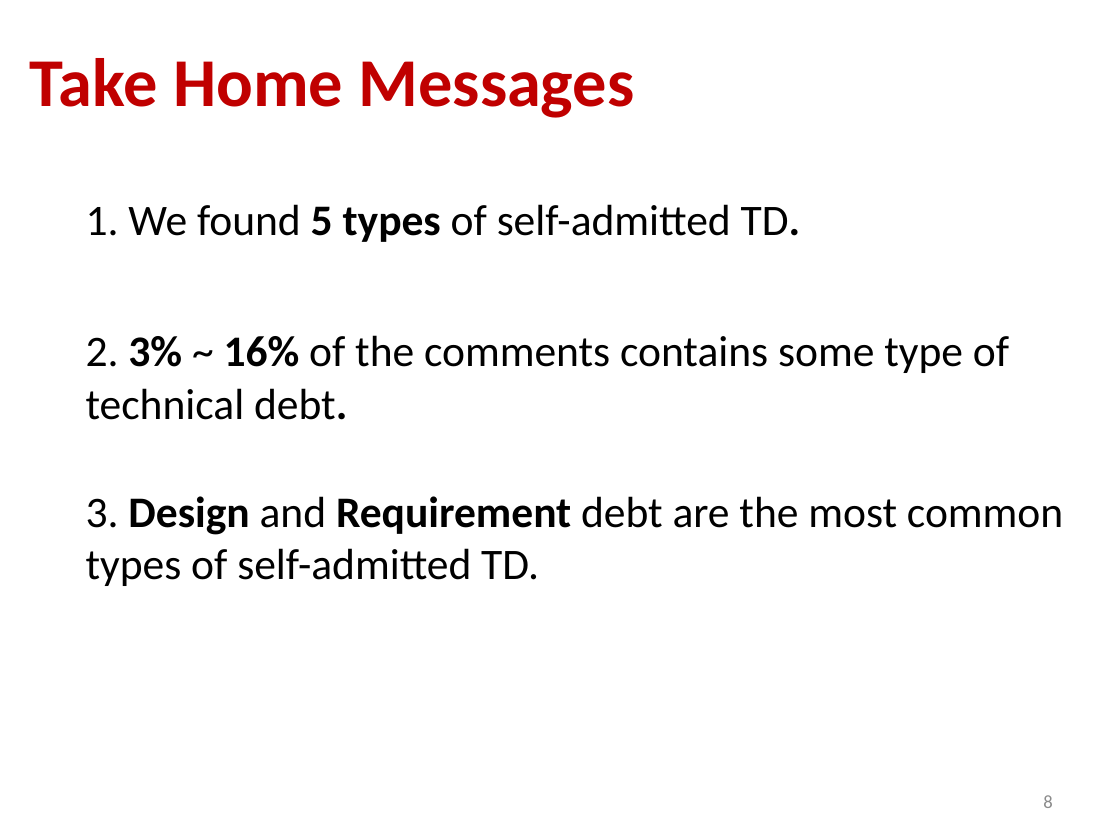
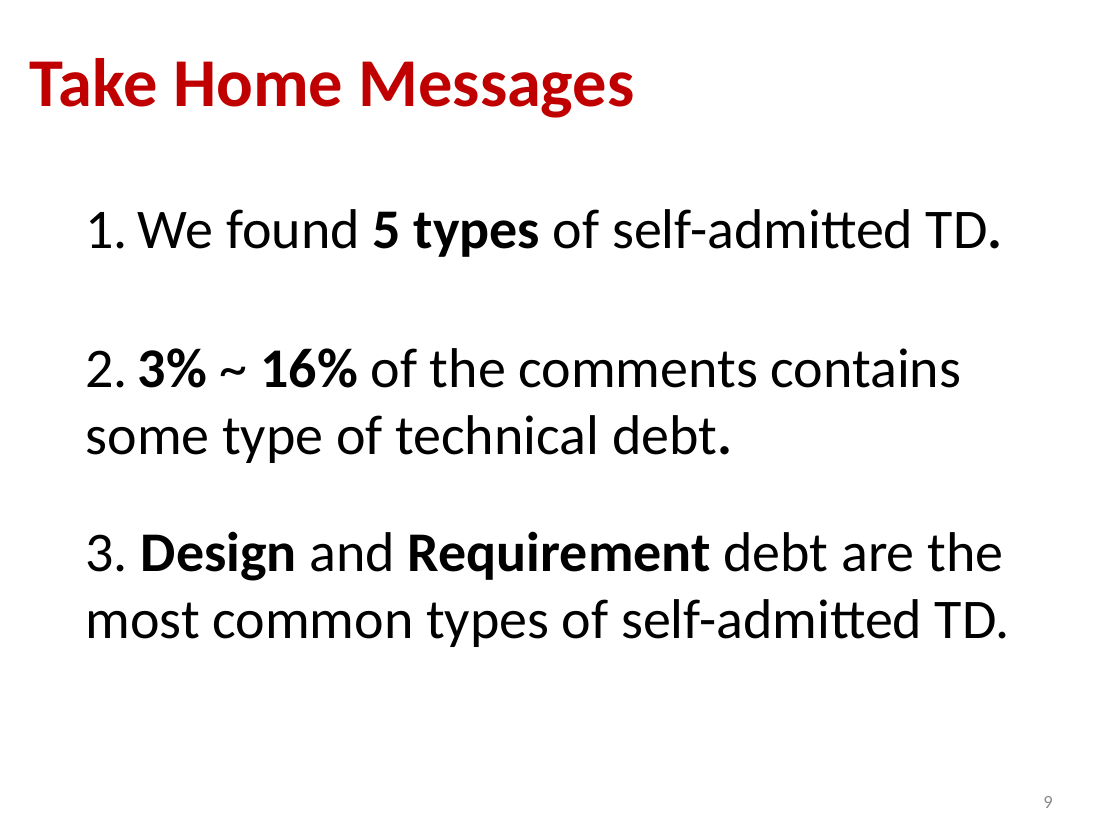
Before and after one commit to maldonado/mtd_paper, a slide deck: slide 9 of evermal_MTD2015_2.pptx (slide 8 before the commit). Drawn at 1120x840 pixels with LibreOffice and Linux fonts; fonts in the diff are those of the drawing. Boxes give left, top, right and bottom in pixels: in the first picture for what was removed or moved away, otherwise in the second. Text is boxed around its words. In the diff, an @@ line names an element or a change of style, - is before the commit and + after.

```diff
--- a/evermal_MTD2015_2.pptx
+++ b/evermal_MTD2015_2.pptx
@@ text "2. 3% ~ 16% of ..." moved from (x1=86, y1=335, x2=1009, y2=420) to (x1=86, y1=348, x2=962, y2=463) @@
@@ size 28 to 36 pt in 3 elements at (x1=86, y1=209, x2=1003, y2=257), (x1=86, y1=348, x2=962, y2=463), (x1=86, y1=531, x2=1009, y2=647) @@
@@ text "3. Design and Requirement debt ..." moved from (x1=86, y1=496, x2=1063, y2=586) to (x1=86, y1=531, x2=1009, y2=647) @@
@@ page number at (x1=1043, y1=796, x2=1052, y2=808): text changed @@
-8
+9
```
Also in this commit, not shown: 7 other slides changed, 1 slide added.
